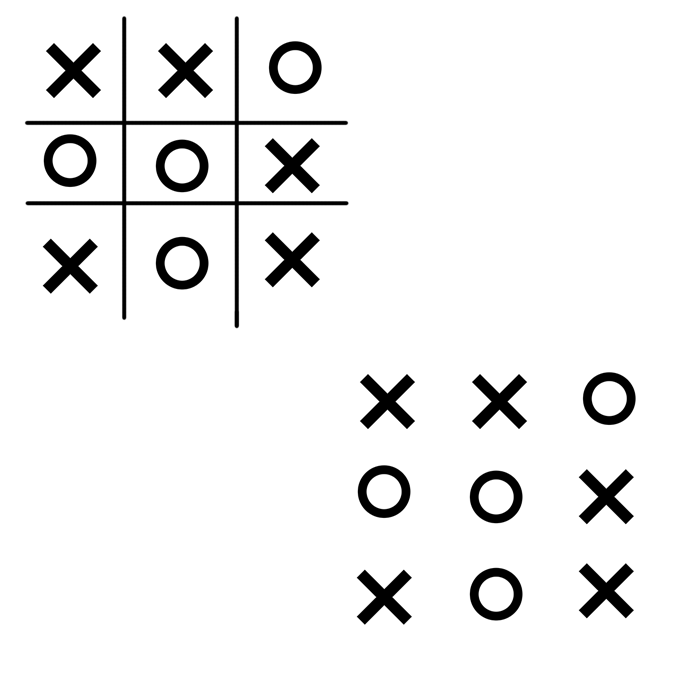
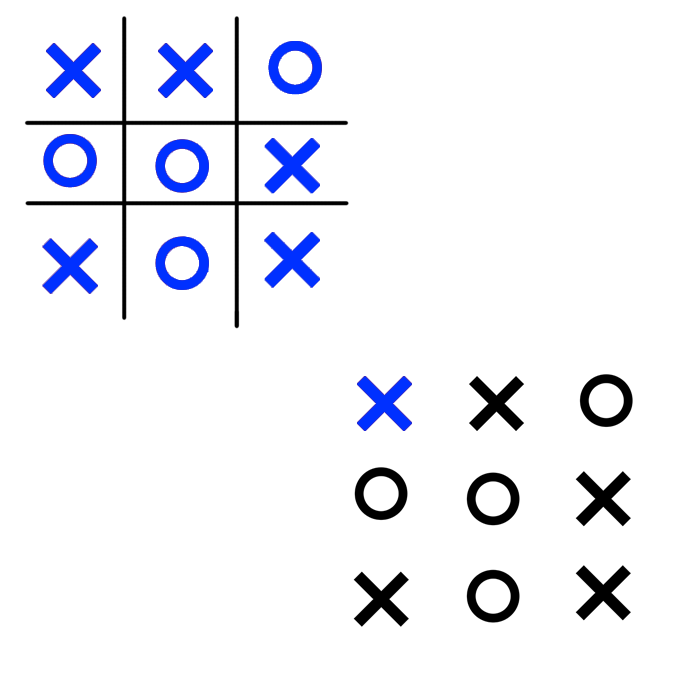
Revision of a layered 700px x 700px image; what changed, layer by layer:
painted on "ex1 cópia 5" over [353, 372, 636, 627]
painted on "ex1 cópia 4" over [42, 41, 322, 294]
